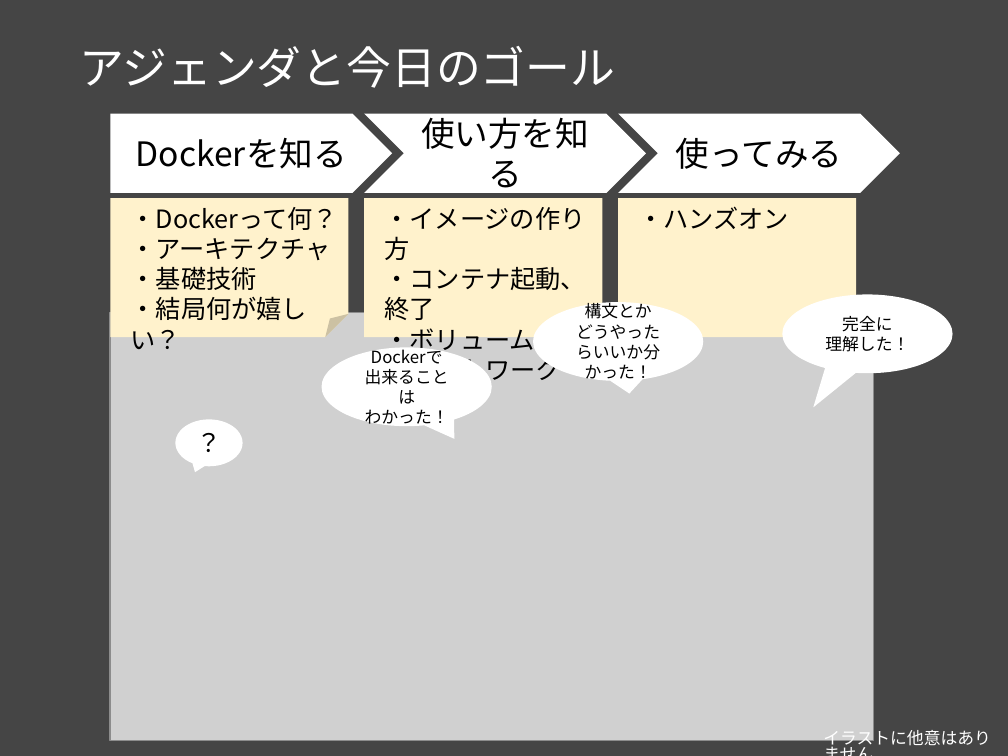
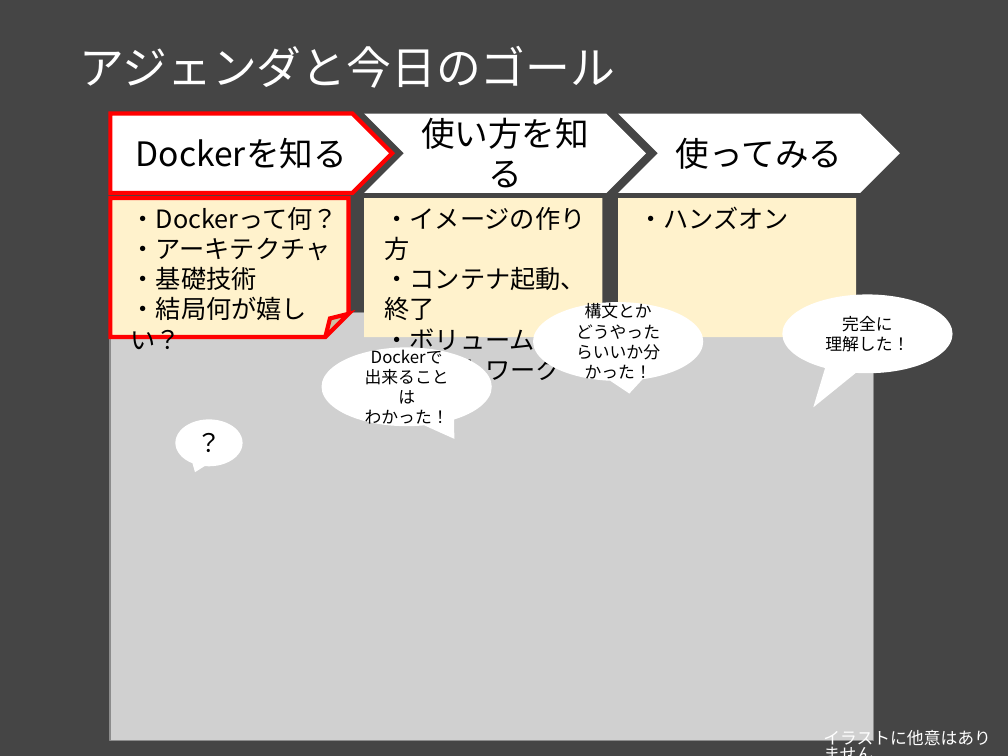
Before and after one commit to msntts/workshop_docker, a slide deck: slide 4 of docker勉強会Vol1.pptx. Drawn at 1008x756 pixels with LibreOffice and Linux fonts; fonts in the diff are those of the drawing; grey boxes stand for pictures. Boxes give left, top, right and bottom in pixels: in the first picture for what was removed or moved away, otherwise in the second. Text is boxed around its words. In the diff, an @@ line names an element or a change of style, - is before the commit and + after.

```diff
--- a/docker勉強会Vol1.pptx
+++ b/docker勉強会Vol1.pptx
@@ pentagon arrow "Dockerを知る" at [111, 114, 393, 194]: outline none to #FF0000 3 pt @@
@@ folded corner "・Dockerって何？" at [111, 199, 349, 338]: outline none to #FF0000 3 pt @@
```
Also in this commit, not shown: 2 other slides changed, 2 slides added.
